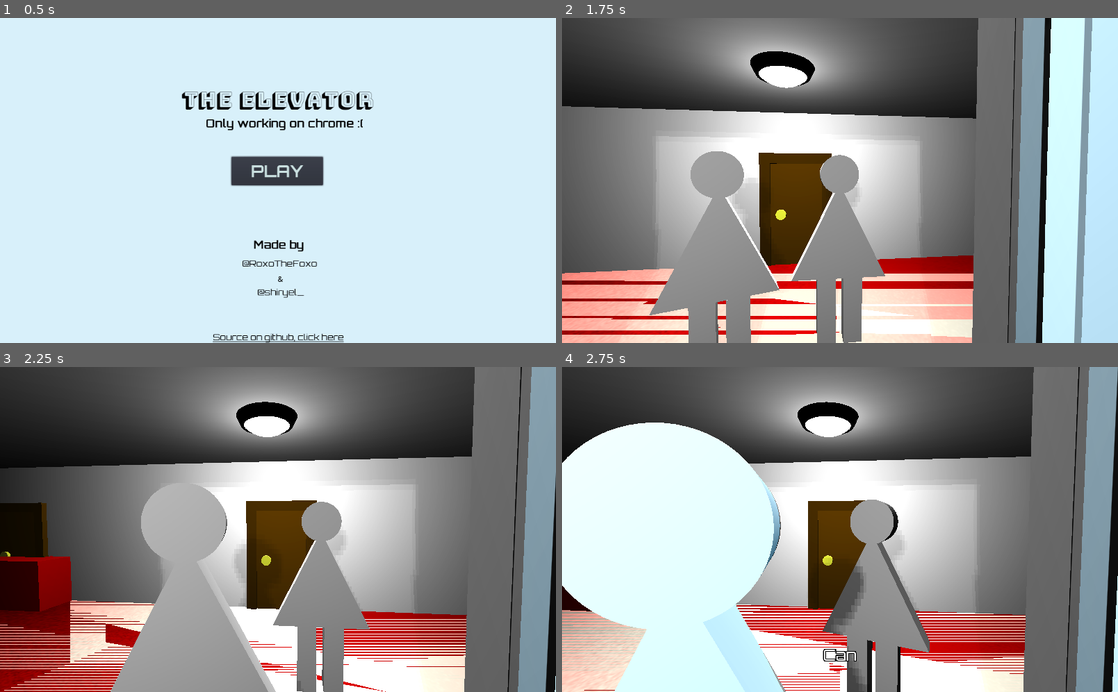
Above: before the commit, frames 1-4 (two rows, left to right).
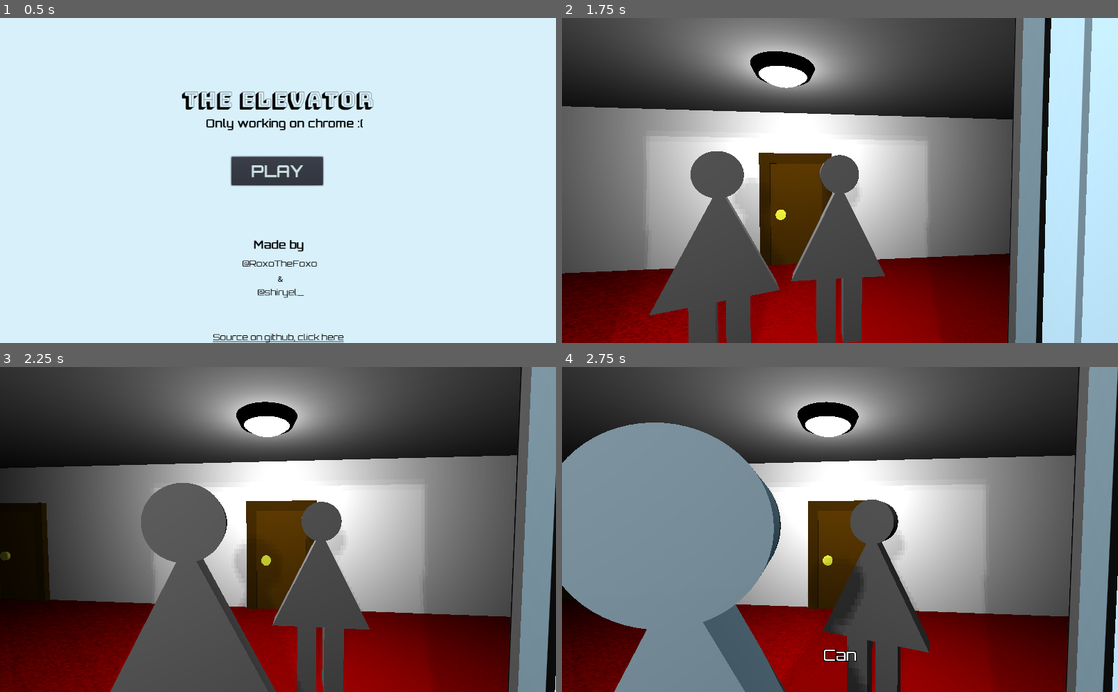
Above: after the commit, the same moments.

Repository: RoxoFoxo/the-elevator
Game: Godot game, scene res://scenes/MainMenu.tscn
Same seed, same stepped clock (60 frames per second), same inputs: the game is played once before the commit and once after it.
Inputs (mouse positions are in pixels of both pictures, inside the frame that each line leads up to):
- Up to frame 1 (0.5 s): no input
- Up to frame 2 (1.75 s): click "PLAY" at 0.5 s; tap Enter at 1.25 s; move the mouse to (867, 180) at 1.27 s; press the mouse at (867, 180) at 1.28 s; hold W (move_forward) from 1.28 s (still down)
- Up to frame 3 (2.25 s): keep holding W (move_forward); move the mouse to (250, 529) at 2.02 s; release the mouse at (250, 529) at 2.03 s; tap E (use) at 2.1 s
- Up to frame 4 (2.75 s): keep holding W (move_forward)

Frame 1 is identical in both runs. In frame 2, 29% of the frame differs, in the area x 0-82%, y 0-100%; in frame 3, 35%; in frame 4, 47%, in the area x 0-93%, y 0-100%.

Commit message:
Feat: ending floor pathing

Diff:
--- a/scenes/Act1.gd
+++ b/scenes/Act1.gd
@@ -146,7 +146,7 @@
 	# A
 	_say1("Yeaaa...", 0.1)
 	yield($"../Dialog", "done")
-	_say1("I already blocked a bunch of crazzy people on that thing", 0.05)
+	_say1("I already blocked a bunch of crazy people on that thing", 0.05)
 	yield($"../Dialog", "done")
 	# B
 	_say2("Why do you even have one?", 0.05)
@@ -197,7 +197,7 @@
 	_say1("for sure, my fans can't wait", 0.05)
 	yield($"../Dialog", "done")
 	# B
-	_say2("Haha Betty, you are so mean", 0.04)
+	_say2("Haha yes Betty", 0.04)
 	yield($"../Dialog", "done")
 	# = pause
 	yield(get_tree().create_timer(2), "timeout")
--- a/scenes/EndingFloor.tscn
+++ b/scenes/EndingFloor.tscn
@@ -276,10 +276,11 @@
 bottom_radius = 0.1
 height = 0.1
 
+[sub_resource type="SpatialMaterial" id=94]
+albedo_color = Color( 0.501961, 0.501961, 0.501961, 1 )
+
 [sub_resource type="CubeMesh" id=87]
 size = Vector3( 0.25, 0.4, 0.125 )
-
-[sub_resource type="SpatialMaterial" id=88]
 
 [sub_resource type="CubeMesh" id=89]
 size = Vector3( 0.1, 0.4, 0.1 )
@@ -746,22 +747,22 @@
 [node name="MeshInstance" type="MeshInstance" parent="RigidBody"]
 transform = Transform( 1, 0, 0, 0, -4.37114e-08, -1, 0, 1, -4.37114e-08, 0, 0.4, 0 )
 mesh = SubResource( 86 )
-material/0 = null
+material/0 = SubResource( 94 )
 
 [node name="MeshInstance2" type="MeshInstance" parent="RigidBody"]
 transform = Transform( 1, 0, 0, 0, 1, 0, 0, 0, 1, 0, 0.1, 0 )
 mesh = SubResource( 87 )
-material/0 = SubResource( 88 )
+material/0 = SubResource( 94 )
 
 [node name="MeshInstance3" type="MeshInstance" parent="RigidBody"]
 transform = Transform( 1, 0, 0, 0, 1, 0, 0, 0, 1, -0.07, -0.3, 0 )
 mesh = SubResource( 89 )
-material/0 = null
+material/0 = SubResource( 94 )
 
 [node name="MeshInstance4" type="MeshInstance" parent="RigidBody"]
 transform = Transform( 1, 0, 0, 0, 1, 0, 0, 0, 1, 0.07, -0.3, 0 )
 mesh = SubResource( 89 )
-material/0 = null
+material/0 = SubResource( 94 )
 
 [node name="BeachBall" type="RigidBody" parent="."]
 transform = Transform( 0.913886, 0.405971, 0, -0.405971, 0.913886, 0, 0, 0, 1, 0.205678, 1.3016, -2.8891 )
--- a/scenes/FemaleCharacter.tscn
+++ b/scenes/FemaleCharacter.tscn
@@ -8,12 +8,13 @@
 bottom_radius = 0.1
 height = 0.125
 
-[sub_resource type="PrismMesh" id=3]
+[sub_resource type="SpatialMaterial" id=94]
+albedo_color = Color( 0.501961, 0.501961, 0.501961, 1 )
+
+[sub_resource type="PrismMesh" id=4]
 size = Vector3( 0.5, 0.5, 0.1 )
 
-[sub_resource type="SpatialMaterial" id=4]
-
-[sub_resource type="CubeMesh" id=5]
+[sub_resource type="CubeMesh" id=6]
 size = Vector3( 0.1, 0.35, 0.1 )
 
 [node name="FemaleCharacter" type="KinematicBody"]
@@ -27,19 +28,19 @@
 [node name="MeshInstance" type="MeshInstance" parent="."]
 transform = Transform( 1, 0, 0, 0, -4.37114e-08, -1, 0, 1, -4.37114e-08, 0, 0.4, 0 )
 mesh = SubResource( 2 )
-material/0 = null
+material/0 = SubResource( 94 )
 
 [node name="MeshInstance2" type="MeshInstance" parent="."]
 transform = Transform( 1, 0, 0, 0, 1, 0, 0, 0, 1, 0, 0.1, 0 )
-mesh = SubResource( 3 )
-material/0 = SubResource( 4 )
+mesh = SubResource( 4 )
+material/0 = SubResource( 94 )
 
 [node name="MeshInstance3" type="MeshInstance" parent="."]
 transform = Transform( 1, 0, 0, 0, 1, 0, 0, 0, 1, -0.07, -0.325, 0 )
-mesh = SubResource( 5 )
-material/0 = null
+mesh = SubResource( 6 )
+material/0 = SubResource( 94 )
 
 [node name="MeshInstance4" type="MeshInstance" parent="."]
 transform = Transform( 1, 0, 0, 0, 1, 0, 0, 0, 1, 0.07, -0.325, 0 )
-mesh = SubResource( 5 )
-material/0 = null
+mesh = SubResource( 6 )
+material/0 = SubResource( 94 )
--- a/scenes/MainScene.tscn
+++ b/scenes/MainScene.tscn
@@ -46,6 +46,7 @@
 
 [node name="EndingFloor" parent="." instance=ExtResource( 11 )]
 transform = Transform( -1, 0, -8.74228e-08, 0, 1, 0, 8.74228e-08, 0, -1, 1, 0, 5.15 )
+visible = false
 
 [node name="MaleCharacter" parent="EndingFloor" instance=ExtResource( 15 )]
 transform = Transform( 0.00743515, 0, 0.999972, 0, 1, 0, -0.999972, 0, 0.00743515, 2.471, 0.5, 0.13769 )
--- a/scenes/MaleCharacter.tscn
+++ b/scenes/MaleCharacter.tscn
@@ -1,42 +1,43 @@
 [gd_scene load_steps=6 format=2]
 
-[sub_resource type="BoxShape" id=5]
+[sub_resource type="BoxShape" id=95]
 extents = Vector3( 0.12211, 0.500274, 0.066112 )
 
-[sub_resource type="CylinderMesh" id=1]
+[sub_resource type="CylinderMesh" id=96]
 top_radius = 0.1
 bottom_radius = 0.1
 height = 0.1
 
-[sub_resource type="CubeMesh" id=2]
+[sub_resource type="SpatialMaterial" id=94]
+albedo_color = Color( 0.501961, 0.501961, 0.501961, 1 )
+
+[sub_resource type="CubeMesh" id=97]
 size = Vector3( 0.25, 0.4, 0.125 )
 
-[sub_resource type="SpatialMaterial" id=3]
-
-[sub_resource type="CubeMesh" id=4]
+[sub_resource type="CubeMesh" id=98]
 size = Vector3( 0.1, 0.4, 0.1 )
 
 [node name="MaleCharacter" type="KinematicBody"]
 
 [node name="CollisionShape" type="CollisionShape" parent="."]
-shape = SubResource( 5 )
+shape = SubResource( 95 )
 
 [node name="MeshInstance" type="MeshInstance" parent="."]
 transform = Transform( 1, 0, 0, 0, -4.37114e-08, -1, 0, 1, -4.37114e-08, 0, 0.4, 0 )
-mesh = SubResource( 1 )
-material/0 = null
+mesh = SubResource( 96 )
+material/0 = SubResource( 94 )
 
 [node name="MeshInstance2" type="MeshInstance" parent="."]
 transform = Transform( 1, 0, 0, 0, 1, 0, 0, 0, 1, 0, 0.1, 0 )
-mesh = SubResource( 2 )
-material/0 = SubResource( 3 )
+mesh = SubResource( 97 )
+material/0 = SubResource( 94 )
 
 [node name="MeshInstance3" type="MeshInstance" parent="."]
 transform = Transform( 1, 0, 0, 0, 1, 0, 0, 0, 1, -0.07, -0.3, 0 )
-mesh = SubResource( 4 )
-material/0 = null
+mesh = SubResource( 98 )
+material/0 = SubResource( 94 )
 
 [node name="MeshInstance4" type="MeshInstance" parent="."]
 transform = Transform( 1, 0, 0, 0, 1, 0, 0, 0, 1, 0.07, -0.3, 0 )
-mesh = SubResource( 4 )
-material/0 = null
+mesh = SubResource( 98 )
+material/0 = SubResource( 94 )
